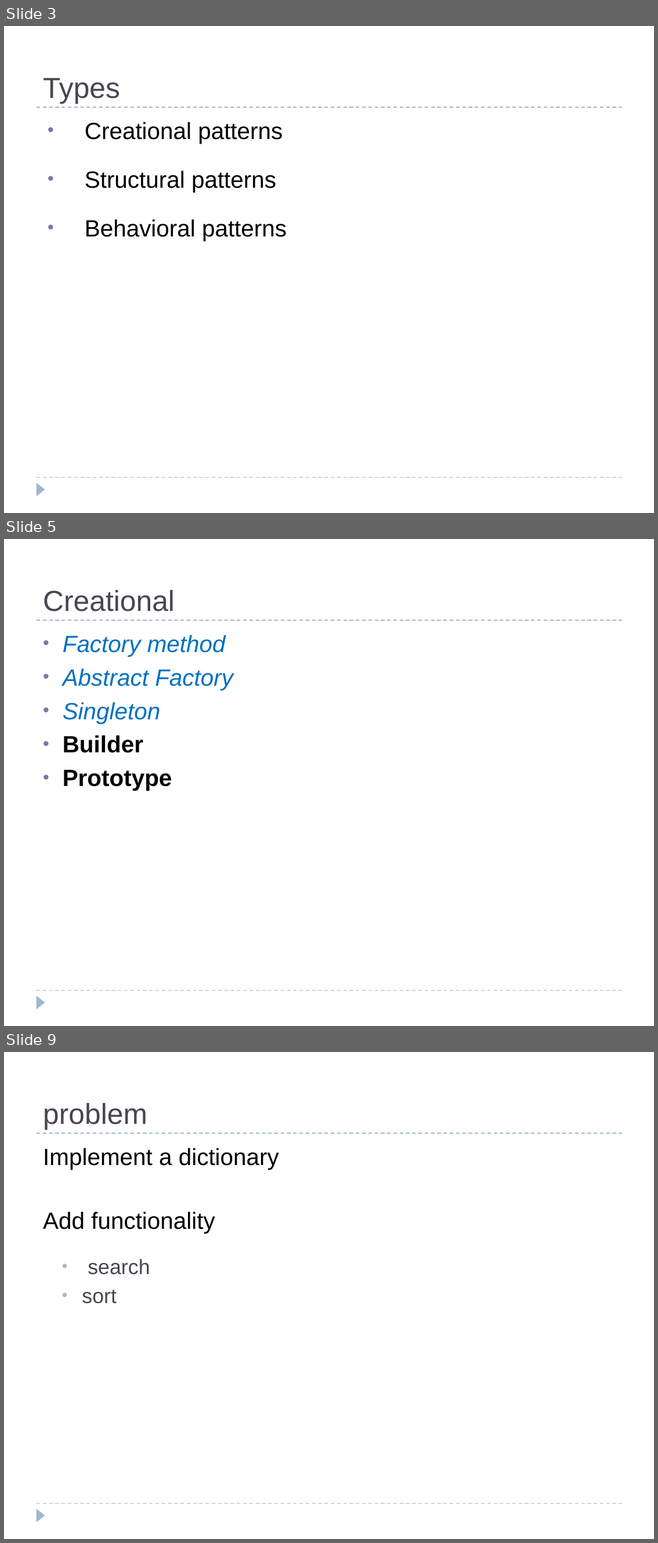
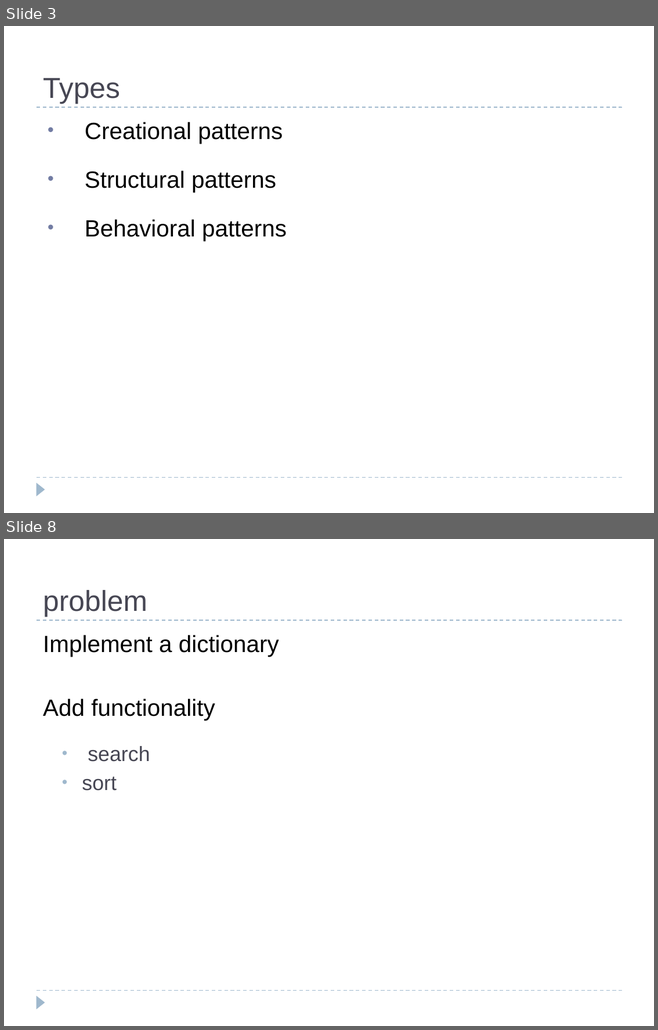
Before and after one commit to bpcrao/purnacode, a slide deck: ppts/Design Patterns.odp. Shown one above the other, each under a label of ours: slides 3, 5 and 9 before the commit, slides 3 and 8 after it; the slides between them are not shown. The pictures are 658x1543 and 658x1030 pixels, drawn with LibreOffice and Linux fonts; fonts in the diff are those of the drawing. Boxes give left, top, right and bottom in pixels: in the first picture for what was removed or moved away, otherwise in the second. Text is boxed around its words. In the diff, an @@ line names an element or a change of style, - is before the commit and + after.

```diff
--- a/ppts/Design Patterns.odp
+++ b/ppts/Design Patterns.odp
@@ slide 5 removed at [4,539,654,1026], background #FFFFFF; not listed: 3 template elements that a slide beside it also shows @@
@@ title removed at [43,590,175,611] @@
-Creational
@@ text removed at [63,635,233,791] @@
-• Factory method
-• Abstract Factory
-• Singleton
-• Builder
-• Prototype
@@ what was slide 9 is now slide 8 @@
```
Also in this commit, not shown: 7 slides changed, 9 slides added, 1 other slide removed.
